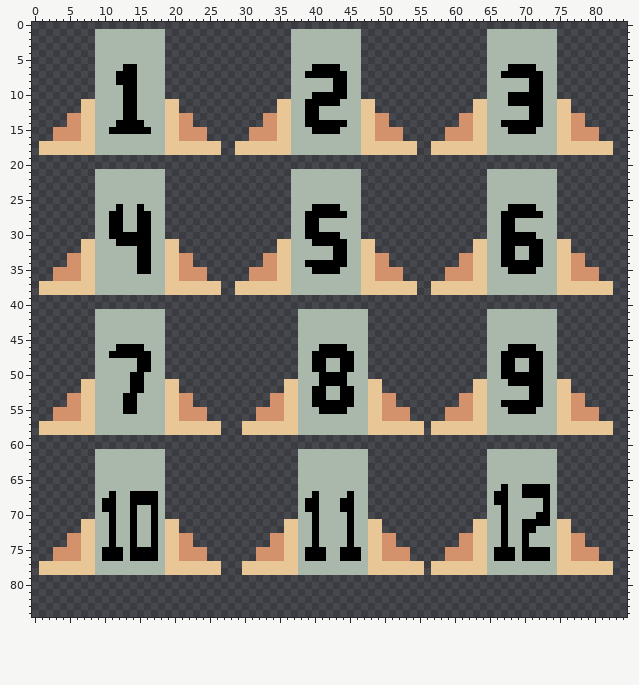
Sprite sheet: Assets/Prototypes/TABLENUMBERS (Sliced).png. Above is the file before it was changed.
The file is 85x85 pixels.
The result:
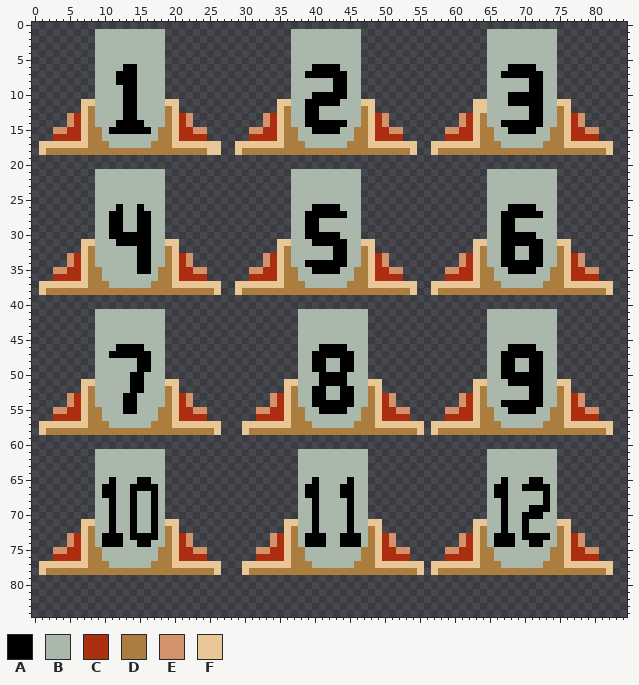
Palette (. is transparent): A #000000  B #aab8ab  C #ad2d10  D #ab7e3f  E #d3926c  F #e8c696
The exact change:
@@ x 0..84 @@
 11 .......FFBBBBAABBBBFF..............FFBBAAAAABBBFF..............FFBBBAAAAABBFF........
-12 .......FFBBBBAABBBBFF..............FFBBAABBBBBBFF..............FFBBBBBBAABBFF........
-13 .....EEFFBBBBAABBBBFFEE..........EEFFBBAABBBBBBFFEE..........EEFFBBBBBBAABBFFEE......
-14 .....EEFFBBBAAAABBBFFEE..........EEFFBBAAAAAABBFFEE..........EEFFBBAAAAAABBFFEE......
-15 ...EEEEFFBBAAAAAABBFFEEEE......EEEEFFBBBAAAABBBFFEEEE......EEEEFFBBBAAAABBBFFEEEE....
-16 ...EEEEFFBBBBBBBBBBFFEEEE......EEEEFFBBBBBBBBBBFFEEEE......EEEEFFBBBBBBBBBBFFEEEE....
-17 .FFFFFFFFBBBBBBBBBBFFFFFFFF..FFFFFFFFBBBBBBBBBBFFFFFFFF..FFFFFFFFBBBBBBBBBBFFFFFFFF..
-18 .FFFFFFFFBBBBBBBBBBFFFFFFFF..FFFFFFFFBBBBBBBBBBFFFFFFFF..FFFFFFFFBBBBBBBBBBFFFFFFFF..
+12 .......FDBBBBAABBBBDF..............FDBBAABBBBBBDF..............FFBBBBBBAABBDF........
+13 .....ECFDBBBBAABBBBDFCE..........ECFDBBAABBBBBBDFCE..........ECFDBBBBBBAABBDFCE......
+14 .....ECFDBBBAAAABBBDFCE..........ECFDBBAAAAAABBDFCE..........ECFDBBAAAAAABBDFCE......
+15 ...EECCFDDBAAAAAABDDFCCEE......EECCFDDBBAAAABBDDFCCEE......EECCFDDBBAAAABBDDFCCEE....
+16 ...CCCCFDDBBBBBBBBDDFCCCC......CCCCFDDBBBBBBBBDDFCCCC......CCCCFDDBBBBBBBBDDFCCCC....
+17 .FFFFFFFDDDBBBBBBDDDFFFFFFF..FFFFFFFDDDBBBBBBDDDFFFFFFF..FFFFFFFDDDBBBBBBDDDFFFFFFF..
+18 .FDDDDDDDDDDDDDDDDDDDDDDDFF..FDDDDDDDDDDDDDDDDDDDDDDDDF..FDDDDDDDDDDDDDDDDDDDDDDDDF..
 19 .....................................................................................
@@ x 0..84 @@
 31 .......FFBBBAAAAABBFF..............FFBBBAAAAABBFF..............FFBBAAAAAABBFF........
-32 .......FFBBBBBBAABBFF..............FFBBBBBBAABBFF..............FFBBAABBAABBFF........
-33 .....EEFFBBBBBBAABBFFEE..........EEFFBBBBBBAABBFFEE..........EEFFBBAABBAABBFFEE......
-34 .....EEFFBBBBBBAABBFFEE..........EEFFBBAAAAAABBFFEE..........EEFFBBAAAAAABBFFEE......
-35 ...EEEEFFBBBBBBAABBFFEEEE......EEEEFFBBBAAAABBBFFEEEE......EEEEFFBBBAAAABBBFFEEEE....
-36 ...EEEEFFBBBBBBBBBBFFEEEE......EEEEFFBBBBBBBBBBFFEEEE......EEEEFFBBBBBBBBBBFFEEEE....
-37 .FFFFFFFFBBBBBBBBBBFFFFFFFF..FFFFFFFFBBBBBBBBBBFFFFFFFF..FFFFFFFFBBBBBBBBBBFFFFFFFF..
-38 .FFFFFFFFBBBBBBBBBBFFFFFFFF..FFFFFFFFBBBBBBBBBBFFFFFFFF..FFFFFFFFBBBBBBBBBBFFFFFFFF..
+32 .......FDBBBBBBAABBDF..............FDBBBBBBAABBDF..............FDBBAABBAABBDF........
+33 .....ECFDBBBBBBAABBDFCE..........ECFDBBBBBBAABBDFCE..........ECFDBBAABBAABBDFCE......
+34 .....ECFDBBBBBBAABBDFCE..........ECFDBBAAAAAABBDFCE..........ECFDBBAAAAAABBDFCE......
+35 ...EECCFDDBBBBBAABDDFCCEE......EECCFDDBBAAAABBDDFCCEE......EECCFDDBBAAAABBDDFCCEE....
+36 ...CCCCFDDBBBBBBBBDDFCCCC......CCCCFDDBBBBBBBBDDFCCCC......CCCCFDDBBBBBBBBDDFCCCC....
+37 .FFFFFFFDDDBBBBBBDDDFFFFFFF..FFFFFFFDDDBBBBBBDDDFFFFFFF..FFFFFFFDDDBBBBBBDDDFFFFFFF..
+38 .FDDDDDDDDDDDDDDDDDDDDDDDDF..FDDDDDDDDDDDDDDDDDDDDDDDDF..FDDDDDDDDDDDDDDDDDDDDDDDDF..
 39 .....................................................................................
@@ x 0..84 @@
 51 .......FFBBBBBAABBBFF...............FFBBBAAAABBBFF.............FFBBBAAAAABBFF........
-52 .......FFBBBBBAABBBFF...............FFBBAABBAABBFF.............FFBBBBBBAABBFF........
-53 .....EEFFBBBBAABBBBFFEE...........EEFFBBAABBAABBFFEE.........EEFFBBBBBBAABBFFEE......
-54 .....EEFFBBBBAABBBBFFEE...........EEFFBBAAAAAABBFFEE.........EEFFBBAAAAAABBFFEE......
-55 ...EEEEFFBBBBAABBBBFFEEEE.......EEEEFFBBBAAAABBBFFEEEE.....EEEEFFBBBAAAABBBFFEEEE....
-56 ...EEEEFFBBBBBBBBBBFFEEEE.......EEEEFFBBBBBBBBBBFFEEEE.....EEEEFFBBBBBBBBBBFFEEEE....
-57 .FFFFFFFFBBBBBBBBBBFFFFFFFF...FFFFFFFFBBBBBBBBBBFFFFFFFF.FFFFFFFFBBBBBBBBBBFFFFFFFF..
-58 .FFFFFFFFBBBBBBBBBBFFFFFFFF...FFFFFFFFBBBBBBBBBBFFFFFFFF.FFFFFFFFBBBBBBBBBBFFFFFFFF..
+52 .......FDBBBBBAABBBDF...............FDBBAABBAABBDF.............FDBBBBBBAABBDF........
+53 .....ECFDBBBBAABBBBDFCE...........ECFDBBAABBAABBDFCE.........ECFDBBBBBBAABBDFCE......
+54 .....ECFDBBBBAABBBBDFCE...........ECFDBBAAAAAABBDFCE.........ECFDBBAAAAAABBDFCE......
+55 ...EECCFDDBBBAABBBDDFCCEE.......EECCFDDBBAAAABBDDFCCEE.....EECCFDDBBAAAABBDDFCCEE....
+56 ...CCCCFDDBBBBBBBBDDFCCCC.......CCCCFDDBBBBBBBBDDFCCCC.....CCCCFDDBBBBBBBBDDFCCCC....
+57 .FFFFFFFDDDBBBBBBDDDFFFFFFF...FFFFFFFDDDBBBBBBDDDFFFFFFF.FFFFFFFDDDBBBBBBDDDFFFFFFF..
+58 .FDDDDDDDDDDDDDDDDDDDDDDDDF...FDDDDDDDDDDDDDDDDDDDDDDDDF.FDDDDDDDDDDDDDDDDDDDDDDDDF..
 59 .....................................................................................
@@ x 0..84 @@
 64 .........BBBBBBBBBB...................BBBBBBBBBB.................BBBBBBBBBB..........
-65 .........BBBBBBBBBB...................BBBBBBBBBB.................BBBBBBBBBB..........
-66 .........BBBBBBBBBB...................BBBBBBBBBB.................BBABBAAAAB..........
-67 .........BBABBAAAAB...................BBABBBBABB.................BAABBAAAAB..........
-68 .........BAABBAAAAB...................BAABBBAABB.................BAABBBBBAB..........
-69 .........BAABBABBAB...................BAABBBAABB.................BBABBBBBAB..........
-70 .........BBABBABBAB...................BBABBBBABB.................BBABBBBAAB..........
-71 .......FFBBABBABBABFF...............FFBBABBBBABBFF.............FFBBABBAAAABFF........
-72 .......FFBBABBABBABFF...............FFBBABBBBABBFF.............FFBBABBAABBBFF........
-73 .....EEFFBBABBABBABFFEE...........EEFFBBABBBBABBFFEE.........EEFFBBABBABBBBFFEE......
-74 .....EEFFBBABBABBABFFEE...........EEFFBBABBBBABBFFEE.........EEFFBBABBABBBBFFEE......
-75 ...EEEEFFBAAABAAAABFFEEEE.......EEEEFFBAAABBAAABFFEEEE.....EEEEFFBAAABAAAABFFEEEE....
-76 ...EEEEFFBAAABAAAABFFEEEE.......EEEEFFBAAABBAAABFFEEEE.....EEEEFFBAAABAAAABFFEEEE....
-77 .FFFFFFFFBBBBBBBBBBFFFFFFFF...FFFFFFFFBBBBBBBBBBFFFFFFFF.FFFFFFFFBBBBBBBBBBFFFFFFFF..
-78 .FFFFFFFFBBBBBBBBBBFFFFFFFF...FFFFFFFFBBBBBBBBBBFFFFFFFF.FFFFFFFFBBBBBBBBBBFFFFFFFF..
+65 .........BBABBBAABB...................BBABBBBABB.................BBABBBAABB..........
+66 .........BAABBAAAAB...................BAABBBAABB.................BAABBAAAAB..........
+67 .........BAABBABBAB...................BAABBBAABB.................BAABBBBBAB..........
+68 .........BBABBABBAB...................BBABBBBABB.................BBABBBBBAB..........
+69 .........BBABBABBAB...................BBABBBBABB.................BBABBBAAAB..........
+70 .........BBABBABBAB...................BBABBBBABB.................BBABBAAABB..........
+71 .......FFBBABBABBABFF...............FFBBABBBBABBFF.............FFBBABBABBBBFF........
+72 .......FDBBABBABBABDF...............FDBBABBBBABBDF.............FDBBABBABBBBDF........
+73 .....ECFDBAAABAAAABDFCE...........ECFDBAAABBAAABDFCE.........ECFDBAAABAAAABDFCE......
+74 .....ECFDBAAABBAABBDFCE...........ECFDBAAABBAAABDFCE.........ECFDBAAABBAABBDFCE......
+75 ...EECCFDDBBBBBBBBDDFCCEE.......EECCFDDBBBBBBBBDDFCCEE.....EECCFDDBBBBBBBBDDFCCEE....
+76 ...CCCCFDDBBBBBBBBDDFCCCC.......CCCCFDDBBBBBBBBDDFCCCC.....CCCCFDDBBBBBBBBDDFCCCC....
+77 .FFFFFFFDDDBBBBBBDDDFFFFFFF...FFFFFFFDDDBBBBBBDDDFFFFFFF.FFFFFFFDDDBBBBBBDDDFFFFFFF..
+78 .FDDDDDDDDDDDDDDDDDDDDDDDDF...FDDDDDDDDDDDDDDDDDDDDDDDDF.FDDDDDDDDDDDDDDDDDDDDDDDDF..
 79 .....................................................................................
